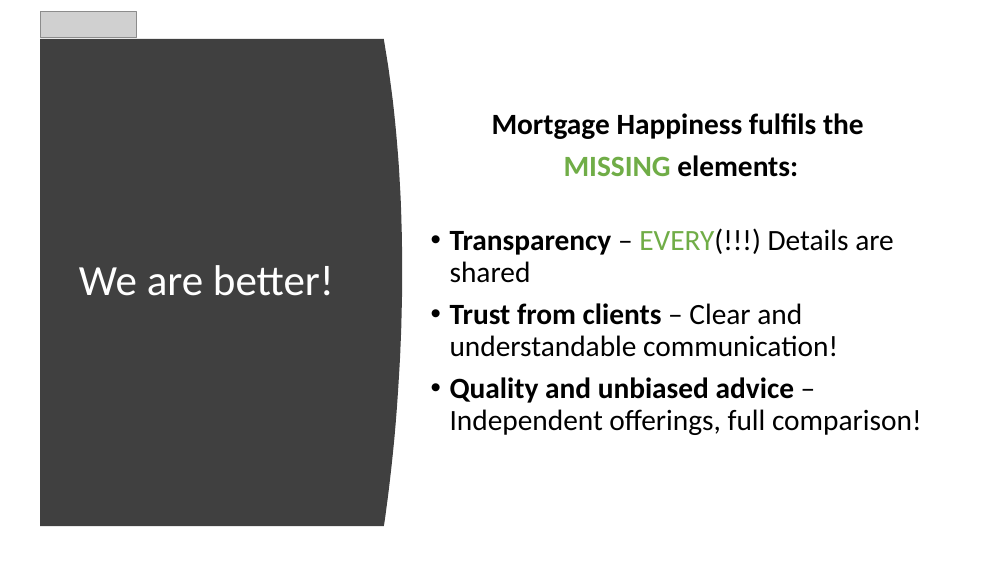
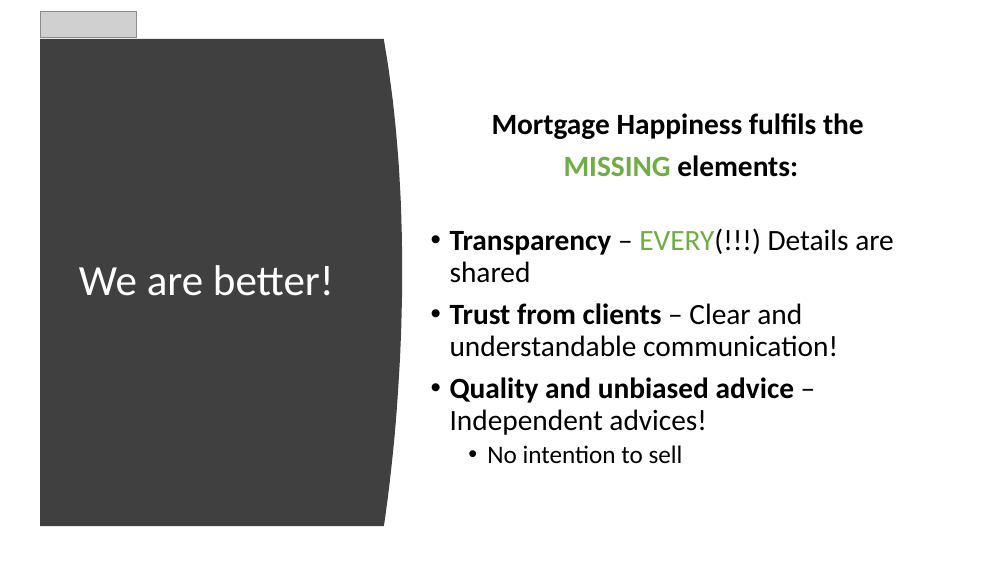
Before and after one commit to AgileBusinessAnalysis/09_TEAM, a slide deck: slide 6 of Final Pitch/FinalPitch_Happy Mortgage_V1.0.pptx. Drawn at 1008x567 pixels with LibreOffice and Linux fonts; fonts in the diff are those of the drawing; grey boxes stand for pictures. Boxes give left, top, right and bottom in pixels: in the first picture for what was removed or moved away, otherwise in the second. Text is boxed around its words. In the diff, an @@ line names an element or a change of style, - is before the commit and + after.

```diff
--- a/Final Pitch/FinalPitch_Happy Mortgage_V1.0.pptx
+++ b/Final Pitch/FinalPitch_Happy Mortgage_V1.0.pptx
@@ text at [450, 377, 794, 464]: text changed @@
-• Quality and unbiased advice – Independent offerings, full comparison!
+• Quality and unbiased advice – Independent advices!
+  • No intention to sell
```
Also in this commit, not shown: 4 other slides changed.
